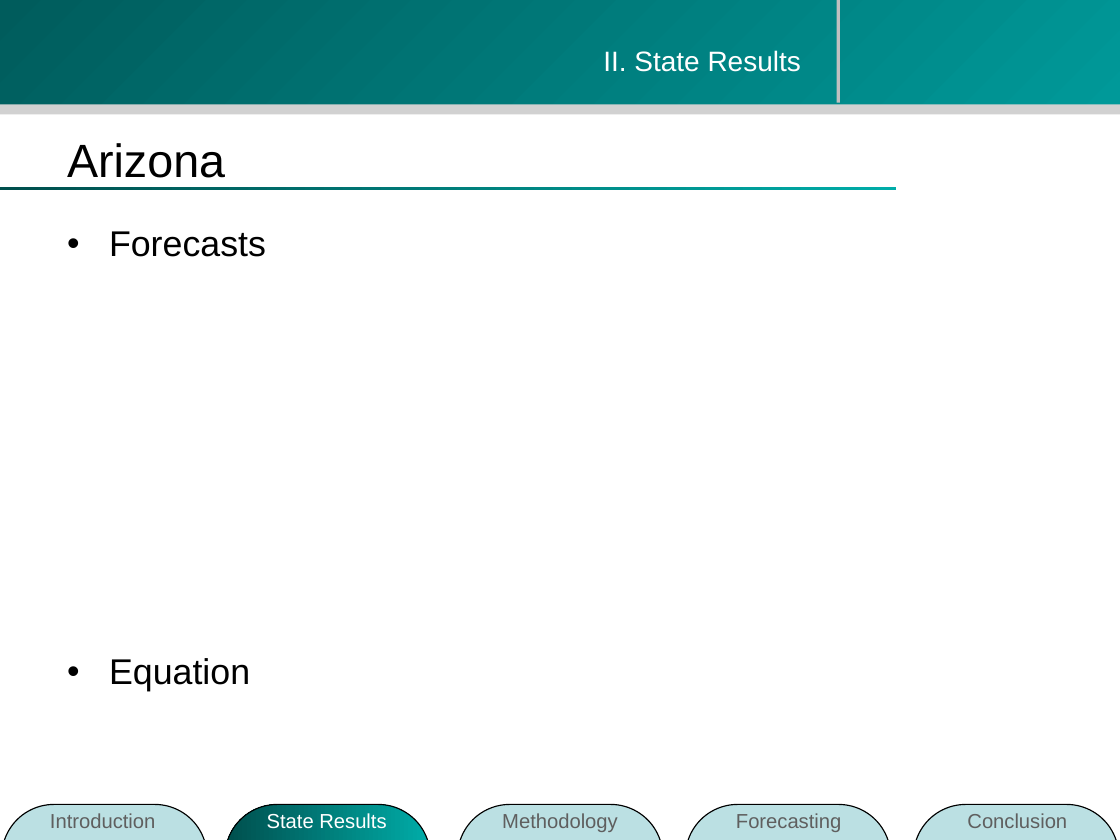
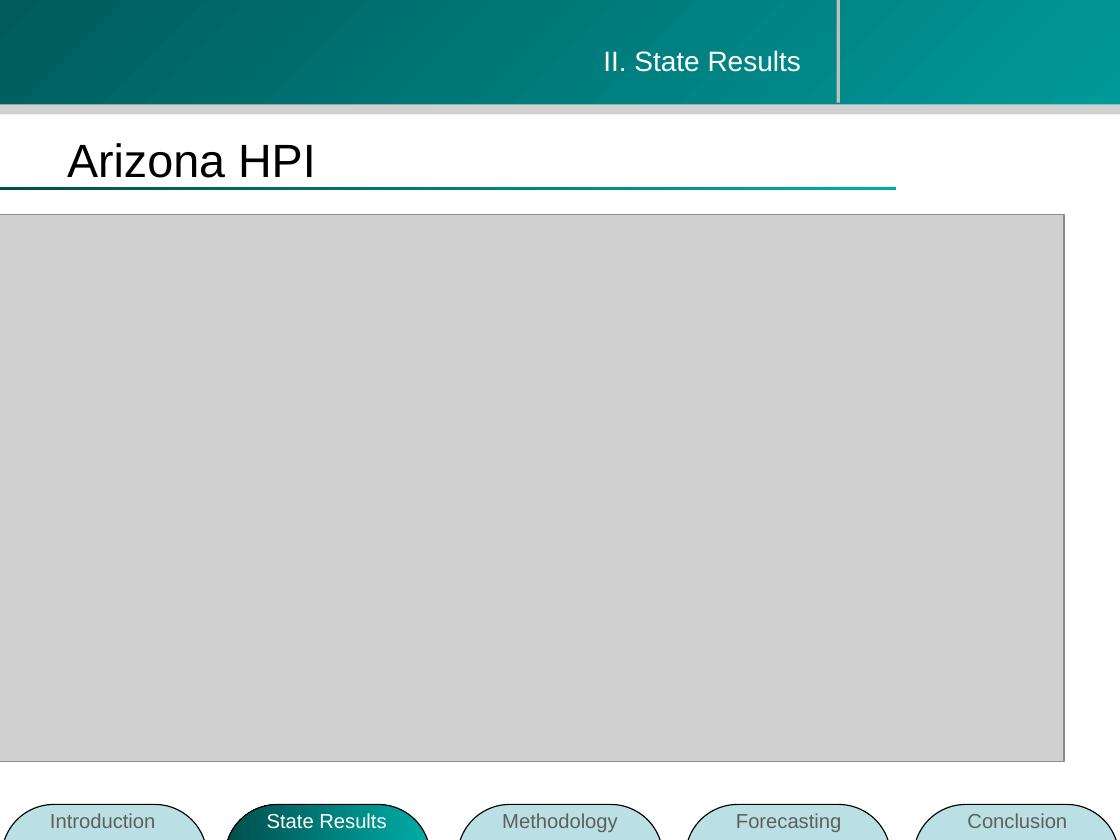
Before and after one commit to zhouzhenghui/svnrepository, a slide deck: slide 11 of SVNRepository/Presentation/M.Eng Final Presentation-take2.ppt. Drawn at 1120x840 pixels with LibreOffice and Linux fonts; fonts in the diff are those of the drawing; grey boxes stand for pictures; background and template pictures are left out. Boxes give left, top, right and bottom in pixels: in the first picture for what was removed or moved away, otherwise in the second. Text is boxed around its words. In the diff, an @@ line names an element or a change of style, - is before the commit and + after.

```diff
--- a/SVNRepository/Presentation/M.Eng Final Presentation-take2.ppt
+++ b/SVNRepository/Presentation/M.Eng Final Presentation-take2.ppt
@@ title at [67,143,316,178]: text changed @@
-Arizona
+Arizona HPI
@@ picture added at [0,215,1064,762] @@
@@ text removed at [109,231,266,691] @@
-• Forecasts
-• Equation
```
